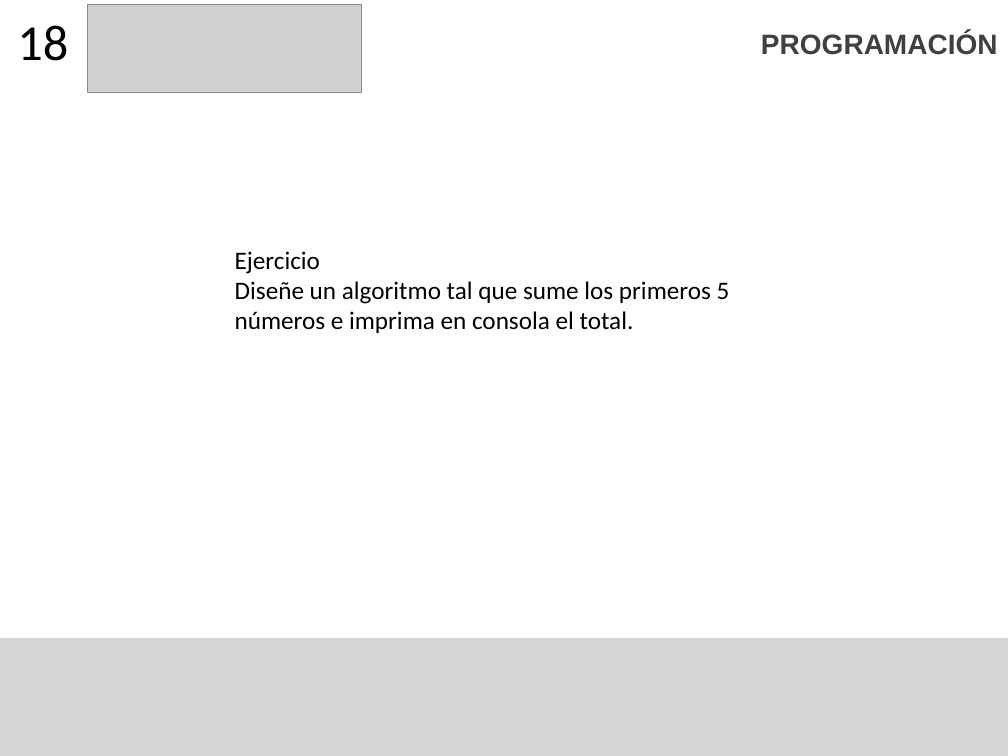
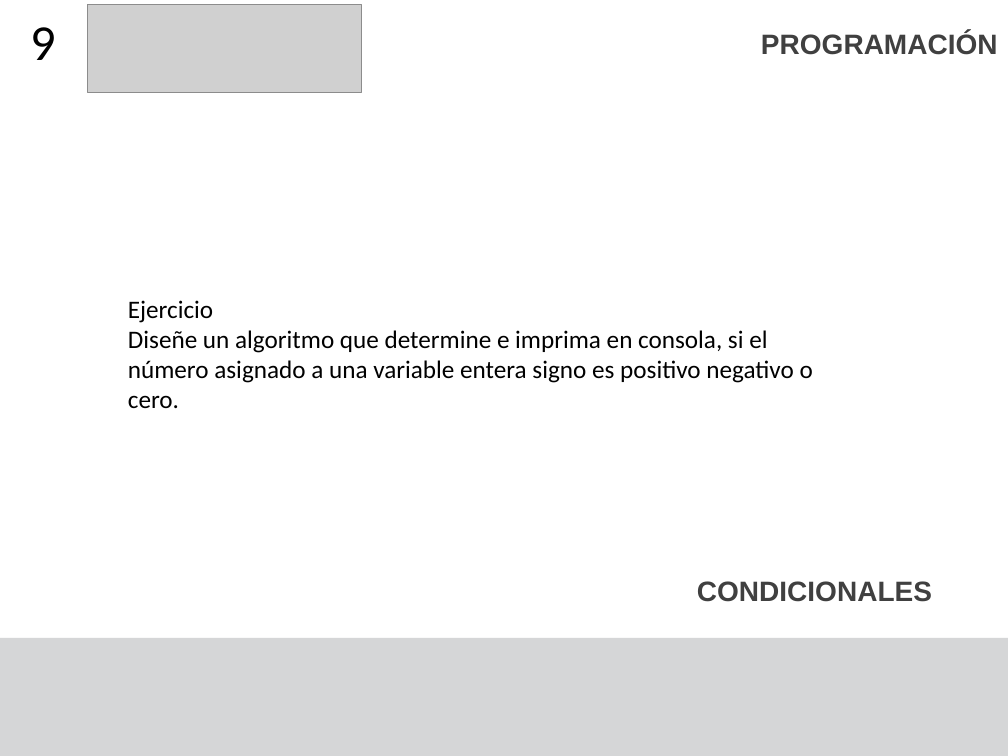
Before and after one commit to F4bian1012/Intro_Programacion, a slide deck: slide 9 of Sesion_3/Condicionales y ciclos.pptx (slide 21 before the commit). Drawn at 1008x756 pixels with LibreOffice and Linux fonts; fonts in the diff are those of the drawing; grey boxes stand for pictures. Boxes give left, top, right and bottom in pixels: in the first picture for what was removed or moved away, otherwise in the second. Text is boxed around its words. In the diff, an @@ line names an element or a change of style, - is before the commit and + after.

```diff
--- a/Sesion_3/Condicionales y ciclos.pptx
+++ b/Sesion_3/Condicionales y ciclos.pptx
@@ title at bbox=[30, 27, 56, 60]: text changed @@
-18
+9
@@ text "Ejercicio": place and size @@
-text "Ejercicio" at bbox=[235, 251, 730, 333]
+text "Ejercicio" at bbox=[128, 300, 813, 408]
@@ text at bbox=[128, 330, 813, 408]: text changed @@
-Diseñe un algoritmo tal que sume los primeros 5 números e imprima en consola el total.
+Diseñe un algoritmo que determine e imprima en consola, si el número asignado a una variable entera signo es positivo negativo o cero.
@@ text added at bbox=[697, 581, 932, 602], 20 pt, text #404040, bold @@
+CONDICIONALES
```
Also in this commit, not shown: 9 other slides changed, 1 slide added, 17 slides removed, 1 other file.
